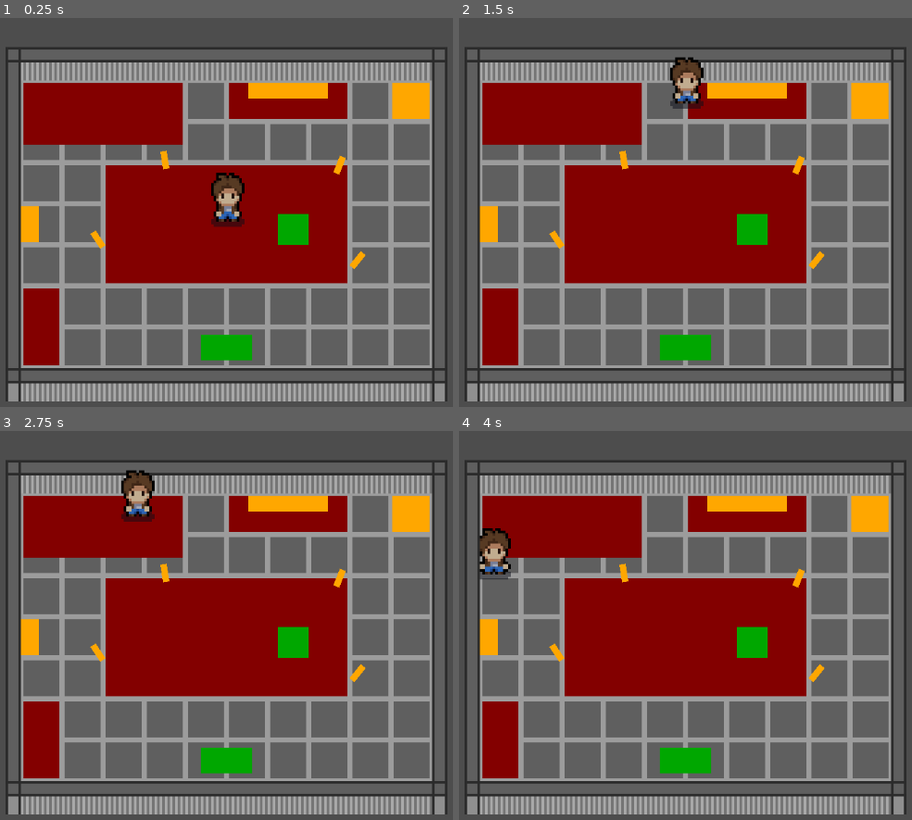
Above: before the commit, frames 1-4 (two rows, left to right).
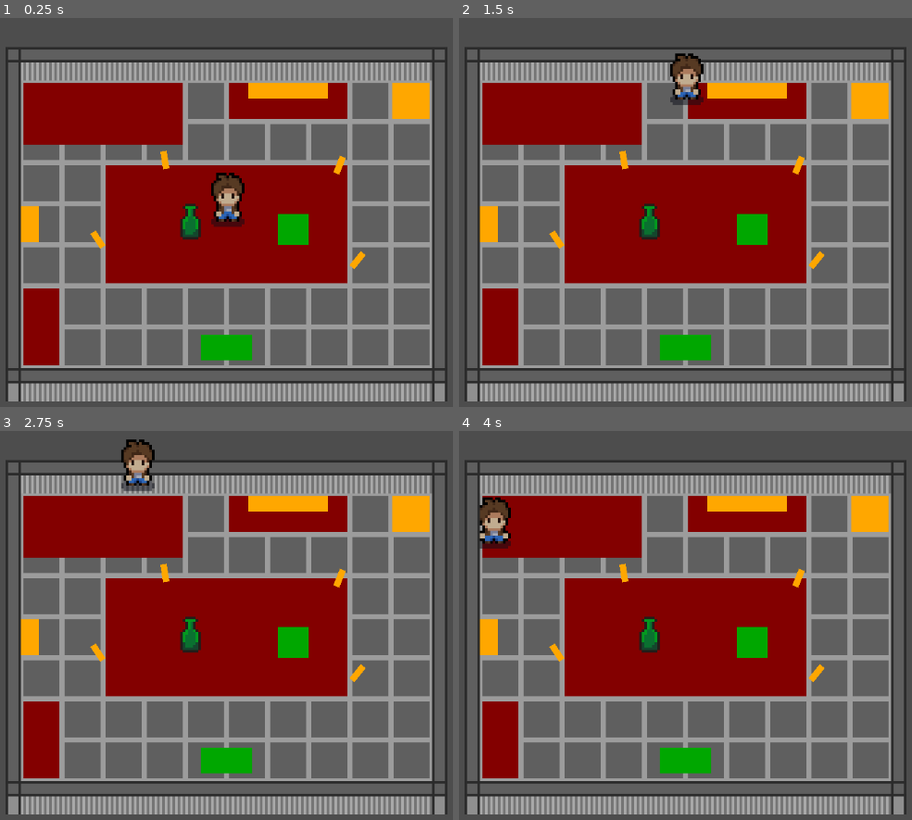
Above: after the commit, the same moments.

Repository: doneganmicah/BrackeysGameJam2024-2
Game: Godot game, scene res://scenes/level_proto.tscn
Same seed, same stepped clock (60 frames per second), same inputs: the game is played once before the commit and once after it. This scene is started directly instead of the project's main scene.
Inputs:
- Up to frame 1 (0.25 s): no input
- Up to frame 2 (1.5 s): hold W (player_up) from 0.53 s (still down); tap E (player_interact) at 0.6, 1.35 s
- Up to frame 3 (2.75 s): release W (player_up) at 2.03 s; hold A (player_left) from 2.03 s (still down); tap E (player_interact) at 2.1 s
- Up to frame 4 (4 s): tap E (player_interact) at 2.85, 3.6 s; release A (player_left) at 3.53 s; hold S (player_down) from 3.53 s (still down)

The runs differ from the first frame. In frame 1, 0.3% of the frame differs, in the area x 39-45%, y 47-57%; in frame 2, 1.0%; in frame 3, 1.6%; in frame 4, 1.7%, in the area x 4-45%, y 16-57%.

Commit message:
Initial bucket push design still has a bug with the collider

Diff:
--- /dev/null
+++ b/materials/physics/phy_mat_bucket.tres
@@ -0,0 +1,4 @@
+[gd_resource type="PhysicsMaterial" format=3 uid="uid://db7taetd4wmjn"]
+
+[resource]
+friction = 0.2
--- a/project.godot
+++ b/project.godot
@@ -53,6 +53,11 @@
 ]
 }
 
+[physics]
+
+2d/default_gravity=0.0
+2d/default_gravity_vector=Vector2(0, 0)
+
 [rendering]
 
 textures/canvas_textures/default_texture_filter=0
--- /dev/null
+++ b/scenes/hazards/hazard_water_leak.tscn
@@ -0,0 +1,12 @@
+[gd_scene load_steps=2 format=3 uid="uid://ckif30bwjtonq"]
+
+[sub_resource type="RectangleShape2D" id="RectangleShape2D_a2rds"]
+size = Vector2(68, 20)
+
+[node name="HazardWaterLeak" type="Node2D"]
+
+[node name="Carpet Area" type="Area2D" parent="."]
+
+[node name="CollisionShape2D" type="CollisionShape2D" parent="Carpet Area"]
+position = Vector2(34, 9)
+shape = SubResource("RectangleShape2D_a2rds")
--- a/scenes/level_proto.tscn
+++ b/scenes/level_proto.tscn
@@ -1,10 +1,10 @@
-[gd_scene load_steps=7 format=4 uid="uid://owhd7frdhx34"]
+[gd_scene load_steps=16 format=4 uid="uid://owhd7frdhx34"]
 
 [ext_resource type="PackedScene" uid="uid://cj77wxhaj87aq" path="res://scenes/player.tscn" id="1_03mbu"]
-
+[ext_resource type="Script" path="res://scripts/game_controller.gd" id="1_jutxf"]
 [ext_resource type="Texture2D" uid="uid://ce2dm51tinu22" path="res://assets/placeholder_assets/LevelBlocking.png" id="2_kjxbd"]
-
-[ext_resource type="Script" path="res://scripts/game_controller.gd" id="1_jutxf"]
+[ext_resource type="PhysicsMaterial" uid="uid://db7taetd4wmjn" path="res://materials/physics/phy_mat_bucket.tres" id="3_gx86n"]
+[ext_resource type="Texture2D" uid="uid://cigtt0p6jyn1" path="res://assets/placeholder_assets/placeholder_blocks.png" id="3_haerj"]
 
 [sub_resource type="TileSetAtlasSource" id="TileSetAtlasSource_kpago"]
 texture = ExtResource("2_kjxbd")
@@ -42,9 +42,42 @@
 script/source = "extends Timer
 "
 
+[sub_resource type="RectangleShape2D" id="RectangleShape2D_u2cw6"]
+size = Vector2(7.98615, 8)
+
+[sub_resource type="AtlasTexture" id="AtlasTexture_nahdy"]
+atlas = ExtResource("3_haerj")
+region = Rect2(0, 112, 16, 16)
+
+[sub_resource type="SpriteFrames" id="SpriteFrames_xg633"]
+animations = [{
+"frames": [{
+"duration": 1.0,
+"texture": SubResource("AtlasTexture_nahdy")
+}],
+"loop": true,
+"name": &"default",
+"speed": 5.0
+}]
+
+[sub_resource type="RectangleShape2D" id="RectangleShape2D_0w5v5"]
+size = Vector2(16, 79.75)
+
+[sub_resource type="RectangleShape2D" id="RectangleShape2D_nkqmx"]
+size = Vector2(16, 80)
+
+[sub_resource type="RectangleShape2D" id="RectangleShape2D_vrast"]
+size = Vector2(127, 16)
+
+[sub_resource type="RectangleShape2D" id="RectangleShape2D_0aj16"]
+size = Vector2(128, 16)
+
 [node name="LevelProto" type="Node2D"]
 
 [node name="Player" parent="." instance=ExtResource("1_03mbu")]
+y_sort_enabled = true
+disable_mode = 0
+collision_layer = 3
 
 [node name="Camera2D" type="Camera2D" parent="."]
 zoom = Vector2(4, 4)
@@ -68,7 +101,7 @@
 position = Vector2(0, 8)
 scale = Vector2(4.7, 2.3)
 color = Color(0.517647, 0, 0, 1)
-polygon = PackedVector2Array(-10, -10, 10, -10, 10, 10, -10, 10)
+polygon = PackedVector2Array(-10, -10, 10, -10, 10, 9.19758, 10, 10, -10, 10)
 
 [node name="BackDoor" type="Polygon2D" parent="Layout"]
 z_index = 2
@@ -166,4 +199,65 @@
 [node name="Timer" type="Timer" parent="GameHandler"]
 script = SubResource("GDScript_tcg43")
 
+[node name="WaterBucketTest" type="Node" parent="."]
+
+[node name="RigidBody2D" type="RigidBody2D" parent="WaterBucketTest" groups=["Bucket"]]
+z_index = 10
+y_sort_enabled = true
+position = Vector2(-14, 6)
+scale = Vector2(1.00173, 1)
+collision_layer = 2
+collision_mask = 2
+physics_material_override = ExtResource("3_gx86n")
+gravity_scale = 0.0
+lock_rotation = true
+linear_damp = 5.0
+
+[node name="CollisionShape2D" type="CollisionShape2D" parent="WaterBucketTest/RigidBody2D"]
+y_sort_enabled = true
+position = Vector2(1.90735e-06, 4)
+shape = SubResource("RectangleShape2D_u2cw6")
+one_way_collision_margin = 0.0
+
+[node name="AnimatedSprite2D" type="AnimatedSprite2D" parent="WaterBucketTest/RigidBody2D"]
+y_sort_enabled = true
+sprite_frames = SubResource("SpriteFrames_xg633")
+autoplay = "default"
+
+[node name="StaticBody2D" type="StaticBody2D" parent="WaterBucketTest"]
+position = Vector2(163, 20)
+collision_layer = 2
+collision_mask = 2
+
+[node name="CollisionPolygon2D" type="CollisionPolygon2D" parent="WaterBucketTest/StaticBody2D"]
+position = Vector2(0, 8)
+scale = Vector2(4.74314, 2.32)
+polygon = PackedVector2Array(-11.8065, -14.2241, -11.8065, 13.7931, 11.8065, 13.7931, 11.8065, 5.17241, 9.90905, 5.17241, 9.90905, 9.91379, -9.90905, 9.91379, -9.90905, -9.91379, 9.90905, -9.91379, 9.90905, 5.17241, 11.8065, 5.17241, 11.8065, -14.2241)
+
+[node name="StaticBody2D2" type="StaticBody2D" parent="WaterBucketTest"]
+z_index = 5
+position = Vector2(0, 5)
+collision_layer = 2
+collision_mask = 2
+
+[node name="CollisionShape2D" type="CollisionShape2D" parent="WaterBucketTest/StaticBody2D2"]
+z_index = 10
+position = Vector2(-56, 2.875)
+shape = SubResource("RectangleShape2D_0w5v5")
+
+[node name="CollisionShape2D2" type="CollisionShape2D" parent="WaterBucketTest/StaticBody2D2"]
+z_index = 23
+position = Vector2(56, 3)
+shape = SubResource("RectangleShape2D_nkqmx")
+
+[node name="CollisionShape2D3" type="CollisionShape2D" parent="WaterBucketTest/StaticBody2D2"]
+z_index = 5
+position = Vector2(-0.5, -29)
+shape = SubResource("RectangleShape2D_vrast")
+
+[node name="CollisionShape2D4" type="CollisionShape2D" parent="WaterBucketTest/StaticBody2D2"]
+z_index = 5
+position = Vector2(0, 35)
+shape = SubResource("RectangleShape2D_0aj16")
+
 [connection signal="timeout" from="GameHandler/Timer" to="GameHandler" method="_on_timer_timeout"]
--- a/scenes/player.tscn
+++ b/scenes/player.tscn
@@ -54,10 +54,11 @@
 }]
 
 [sub_resource type="RectangleShape2D" id="RectangleShape2D_llsie"]
-size = Vector2(9, 17)
+size = Vector2(9, 5)
 
 [node name="Player" type="CharacterBody2D"]
 z_index = 10
+disable_mode = 1
 script = ExtResource("1_jrioe")
 
 [node name="AnimatedSprite2D" type="AnimatedSprite2D" parent="."]
@@ -68,5 +69,5 @@
 frame_progress = 0.351745
 
 [node name="CollisionShape2D" type="CollisionShape2D" parent="."]
-position = Vector2(0.5, -1.5)
+position = Vector2(0.5, 4.5)
 shape = SubResource("RectangleShape2D_llsie")
--- a/scripts/player.gd
+++ b/scripts/player.gd
@@ -2,6 +2,8 @@
 class_name Player
 
 @export var speed = 50.0
+@export var push_force = 100
+@export var max_push_velocity = 150
 
 var _interactable : Interactable # The instance of the interactable within interaction range
 
@@ -13,6 +15,12 @@
 		velocity = direction * speed
 	else:
 		velocity = Vector2.ZERO
+
+	for i in get_slide_collision_count():
+		var collision = get_slide_collision(i)
+		var collision_bucket = collision.get_collider()
+		if collision_bucket.is_in_group("Bucket"):
+			collision_bucket.apply_central_impulse(collision.get_normal() * -push_force)
 
 	move_and_slide()
 
